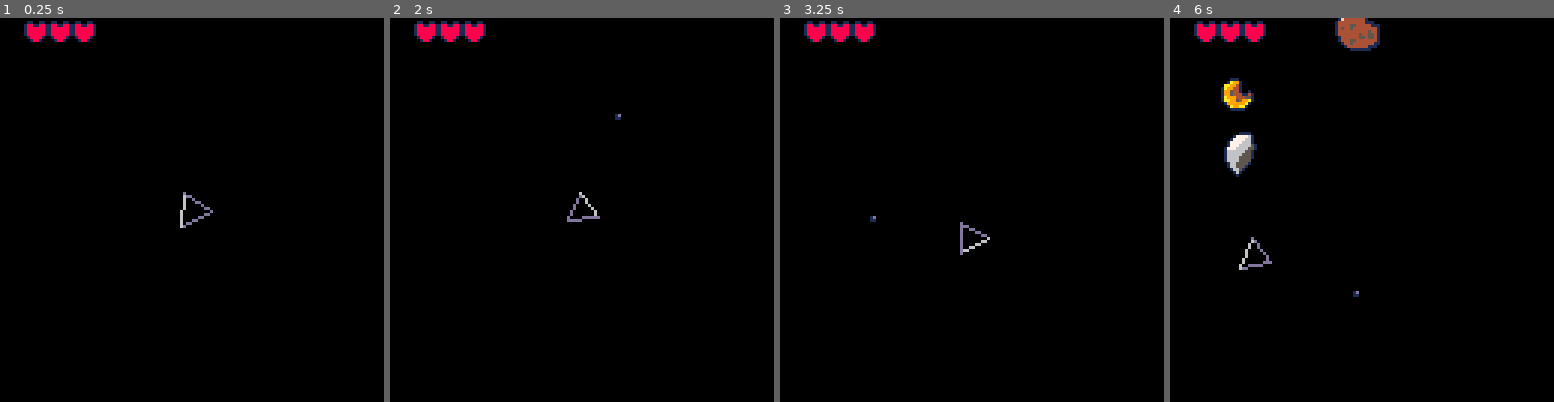
Above: before the commit, frames 1-4 (left to right).
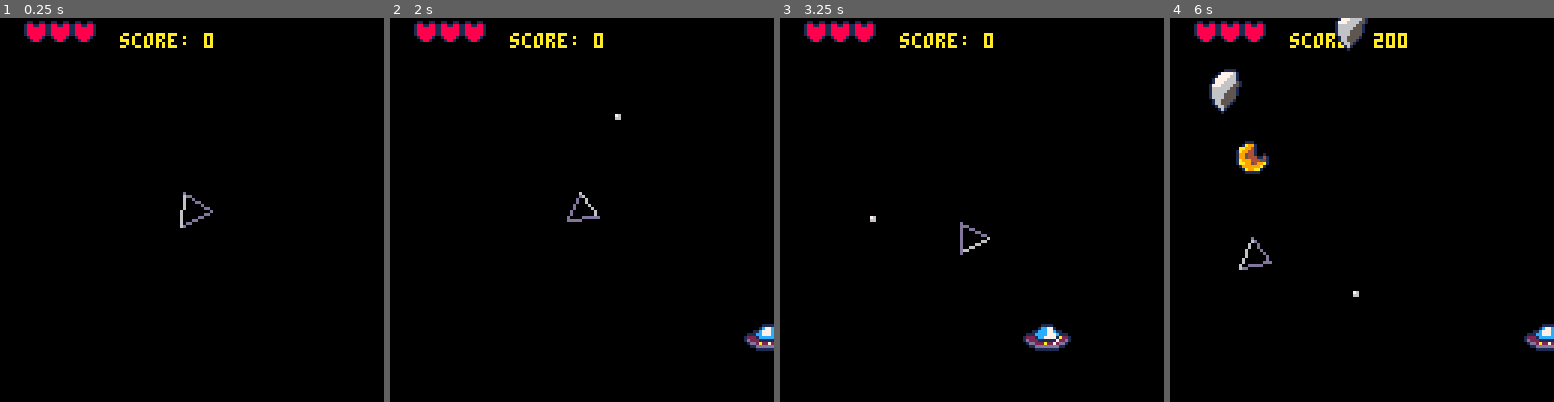
Above: after the commit, the same moments.

Repository: alainpuron/pico-8
Game: PICO-8 cartridge _spaceship_game.p8
Two runs of this game, one before a commit and one after it. Both use one fixed random seed, a clock stepped at 60 frames per second and the inputs below.
Inputs:
- Up to frame 1 (0.25 s): no input
- Up to frame 2 (2 s): tap O (Z key) at 0.7, 1.7 s; hold Right from 1.6 s (still down)
- Up to frame 3 (3.25 s): release Right at 2.1 s; tap O (Z key) at 2.1, 2.5, 2.9 s; hold Up 2.15-2.42 s; hold Right 2.47-3.03 s; hold Left from 3.08 s (still down)
- Up to frame 4 (6 s): tap O (Z key) every 0.4 s from 3.3 to 5.7 s; release Left at 3.58 s; hold Right 4.02-4.68 s; hold Up 4.73-5.03 s; hold Left 5.08-5.68 s

The runs differ from the first frame. In frame 1, 0.4% of the frame differs, in the area x 31-56%, y 3-8%; in frame 2, 0.8%; in frame 3, 1.0%; in frame 4, 3.4%, in the area x 10-100%, y 0-87%.

Commit message:
Add files via upload
Added Alien ships,
Alien ship animation,
points,
fixed functions

Diff:
--- a/_spaceship_game.p8
+++ b/_spaceship_game.p8
@@ -6,6 +6,7 @@
   player_init()
   bullet_init()
   asteroid_init()
+  alien_init()
 
 end
 
@@ -14,21 +15,25 @@
 	player_update()
 	bullet_update()
 	asteroid_update()
-	asteroid_behavior()
+
 	asteroid_hit()
 
-	-- list and time
-	animation_timer(asteroids,2)
+	on_explotion(asteroids,2)
+	on_explotion(alien,6)
+
+	animation(alien,s, 8)
+	alien_update()
 
 end
 
 function _draw()
   cls()
-	draw_health(heart)
-
+  show_points(plr)
+	draw_health(plr)
 	player_draw(plr)
 	bullet_draw()
 	asteroid_draw()
+	alien_draw()
 end
 
 -->8
@@ -42,14 +47,8 @@
 	vx=0,
 	vy=0,
 	r = 6,
-	health = 10
-	}
-
-	heart={
-	sprite = 48,
-	x=0,
-	y=0,
-	amount = 3
+	health = 3,
+	points = 0
 	}
 
 end
@@ -120,15 +117,15 @@
 end
 
 -- removes amount of hearts
-function lose_health(heart)
-			heart.amount-=1
-end
-
-function draw_health(heart)
-
-
-	for i=1,heart.amount do
-		spr(heart.sprite,(heart.x+i) * 8,heart.y,1,1)
+function lose_health(plr)
+			plr.health-=1
+end
+
+-- draws the health in screen
+function draw_health(plr)
+
+	for i=1,plr.health do
+		spr(0,(0+i) * 8,0,1,1)
 	end
 
 end
@@ -171,7 +168,7 @@
 	for b in all(bullets) do
 
 	-- spr, x,y
-		spr(16,b.x,b.y)
+		spr(1,b.x,b.y)
 
 	end
 
@@ -213,17 +210,28 @@
 
 function asteroid_update()
 
+asteroid_creation()
+asteroid_movement()
+end
+
+function asteroid_creation()
+
 	creation_time+=1
+
 	-- every second create
+	local sp = flr(rnd({64,96,102}))
+
 	if creation_time >= 30 then
 
 	add(asteroids, {
 	x=rnd(68) ,
 	y=-68 ,
 	speed = 0.7,
-	sprite = rnd({64,96,102}),
+	sprite = sp,
 	exploded = false,
-	animation_timer = 0
+	animation_timer = 0,
+	first_sprite = sp,
+	points = 50
 
 	})
 
@@ -235,16 +243,11 @@
 
 end
 
-function asteroid_behavior()
-
+function asteroid_movement()
 
 	for a in all(asteroids) do
-
-			-- asteroid direction
 			a.y += a.speed
-
-			outbound(a,asteroids,128)
-
+		outbound(a,asteroids,128)
 	end
 
 end
@@ -286,26 +289,19 @@
 end
 
 -- animates
-function animation_timer(list,timer)
+function on_explotion(list,timer)
 
 	-- for every item start timer
 	for item in all(list) do
 
 		item.animation_timer +=1
 
-	-- if item was hit (exploded)
-	-- then change sprite
-		if item.exploded
-
-		 then item.sprite+=2
-
+		if item.exploded then
+		 item.sprite+=2
 	 end
 
-	-- if item exploded and
-	-- animation is over
-	-- delete
 		if item.exploded and item.animation_timer >= timer
-		then
+			then
   	destroy(list, item)
 		end
 
@@ -345,8 +341,10 @@
 		y	=	abs(item.y+rnd(20)),
 		speed = item.speed,
 		sprite = sprite_value,
+		first_sprite = sprite_value,
 		exploded = false,
-		animation_timer = 0
+		animation_timer = 0,
+		points = 10
 		})
 	end
 
@@ -354,16 +352,11 @@
 
 
 -- what happen when bullet hits
-function on_bullet_hit(a,asteroids)
-
--- if an asteroid is hit
--- by a bullet then exploded
-a.exploded = true
-
--- set animation to begin
-a.animation_timer = 0
-
-
+function on_bullet_hit(item)
+
+item.exploded = true
+item.animation_timer = 0
+item.sprite = item.first_sprite
 end
 
 -- on asteroid collition
@@ -371,34 +364,47 @@
 
 	 local hit_plr,a = collided(asteroids,plr,10)
 
-		-- hits player	then destoy
+		-- ast hits player
 		if hit_plr then
 			destroy(asteroids,a)
-
-			-- when player hit by ast
-			-- remove a heart
-			lose_health(heart)
+			lose_health(plr)
+		end
+
+		local hit_alien,s = collided(alien,plr,10)
+
+		-- alien ship hits player
+		if hit_alien then
+				destroy(alien,s)
+				lose_health(plr)
 		end
 
 		-- bullet hit ast
 		for b in all(bullets) do
 
     local hit, a = collided(asteroids, b, 10)
+   	local bullet_hit_alien, s = collided(alien, b, 10)
+
+   	-- bullet hits alien
+   	if bullet_hit_alien then
+
+   		on_bullet_hit(s)
+   		add_points(plr,s)
+   		destroy(bullets, b)
+   	end
+
 
     if hit then
 
-      on_bullet_hit(a,asteroids)
-
-     -- destroy(asteroids, a)
+    		add_points(plr,a)
+      on_bullet_hit(a)
       destroy(bullets, b)
 
       if(a.sprite == 102) then
-      -- when ast is hit
-      -- create 4 little ones
 							create_more(4,asteroids,a,106)
 						end
 
       break
+
     end
 
   end
@@ -407,70 +413,173 @@
 
 
 
-…(64 lines of a section not shown)…
-__gff__
-0000000000000000000000000000000000000000000000000000000000000000000000000000000000000101000001010000000000000000000001010000010100000000000000000000000000000000000000000000000000000000000000000000000000000000000000000000000000000000000000000000000000000000
-0000000000000000000000000000000000000000000000000000000000000000000000000000000000000000000000000000000000000000000000000000000000000000000000000000000000000000000000000000000000000000000000000000000000000000000000000000000000000000000000000000000000000000
+-->8
+-- alien ship --
+
+function alien_init()
+ -- table to store aliens
+	alien={}
+	-- timer for creation
+	alien_creation_timer=0
+
+end
+
+function alien_update()
+
+			alien_creation()
+			alien_movement(alien)
+			outbound(s,alien,200)
+end
+
+-- creates the alien ship
+function alien_creation()
+
+	alien_creation_timer+=1
+
+	if alien_creation_timer >=60 then
+
+			add(alien,{
+			x=120,
+			y=rnd({100,60}),
+			sprite = 8,
+			first_sprite = 8,
+			animation_timer = 0,
+			speed = 1,
+			dir = flr(rnd(2)),
+			exploded = false,
+			points = 100
+
+	})
+
+		-- resets the timer
+		alien_creation_timer=0
+
+	end
+
+end
+
+function alien_movement(alien)
+
+  for s in all(alien) do
+
+  	if s.dir == 2 then
+  				s.x+=s.speed
+				else
+					s.x-=s.speed
+  	end
+
+  end
+
+end
+
+
+-- draws all alien ships
+function alien_draw()
+
+	for s in all(alien) do
+		spr(s.sprite,s.x,s.y,2,2)
+	end
+
+
+end
+
+
+-- animates an object
+function animation(list,item,timer)
+
+-- for every item start timer
+	for item in all(list) do
+
+		item.animation_timer +=1
+
+		if item.animation_timer % 2 == 0 then
+			item.sprite+=2
+		end
+
+
+		if item.animation_timer >= timer
+			then
+			item.sprite = item.first_sprite
+			item.animation_timer = 0
+		end
+
+
+	end -- for
+
+end
+
+
+-->8
+-- points --
+
+function add_points(plr,item)
+	plr.points+=item.points
+end
+
+function show_points(plr)
+  print("score: "..plr.points, 40, 5, 10)
+end
+…(64 lines of a section not shown)…
Not shown, changed: 26 lines of the sprite sheet (__gfx__) section of _spaceship_game.p8
